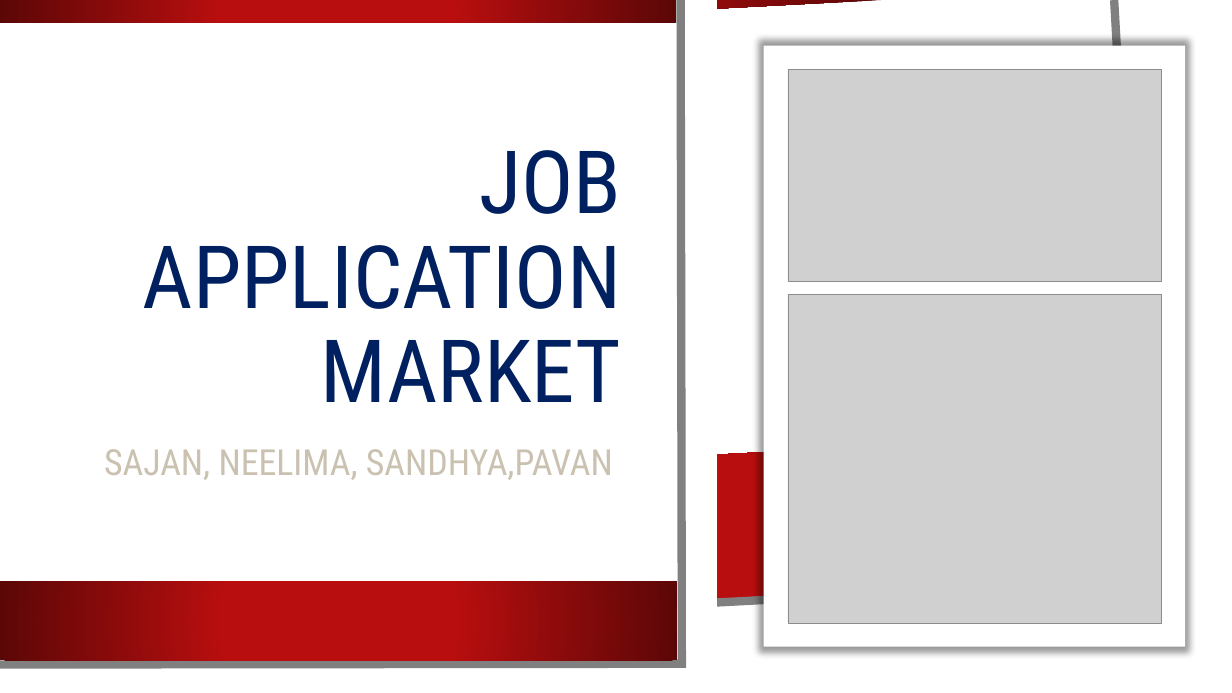
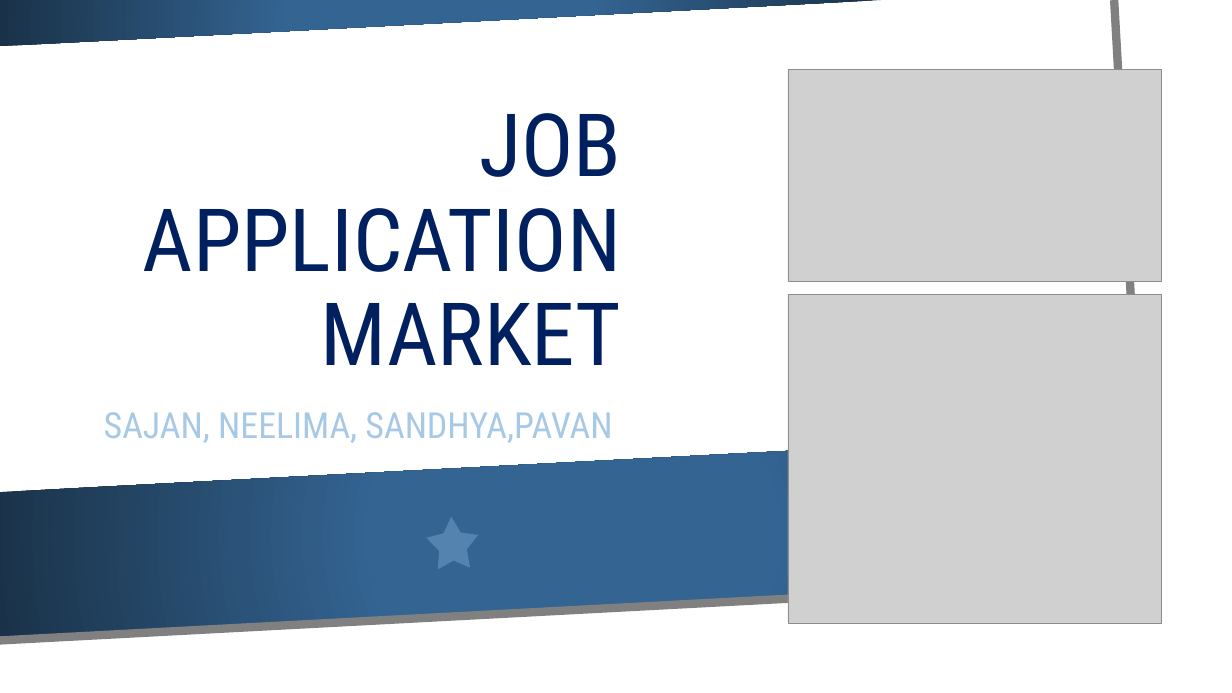
Before and after one commit to NemaPuthanveetil/DATS6101-Team-Global-Project, a slide deck: slide 1 of Presentation for Data Science 101.pptx. Drawn at 1232x693 pixels with LibreOffice and Linux fonts; fonts in the diff are those of the drawing; grey boxes stand for pictures; background and template pictures are left out. Boxes give left, top, right and bottom in pixels: in the first picture for what was removed or moved away, otherwise in the second. Text is boxed around its words. In the diff, an @@ line names an element or a change of style, - is before the commit and + after.

```diff
--- a/Presentation for Data Science 101.pptx
+++ b/Presentation for Data Science 101.pptx
@@ freeform shape at box(0, 0, 882, 46): fill gradient #B80E0F to #5C0707 to gradient #346492 to #1A3249 @@
@@ rectangle removed at box(0, 0, 717, 693) @@
@@ freeform shape removed at box(0, 0, 682, 665) @@
@@ rectangle removed at box(0, 0, 677, 23) @@
@@ rectangle removed at box(763, 45, 1185, 647) @@
@@ title "JOB APPLICATION MARKET": place and size @@
-title "JOB APPLICATION MARKET" at box(143, 150, 621, 402)
+title "JOB APPLICATION MARKET" at box(143, 113, 621, 365)
@@ subtitle "SAJAN, NEELIMA, SANDHYA,PAVAN": place and size @@
-subtitle "SAJAN, NEELIMA, SANDHYA,PAVAN" at box(104, 449, 613, 480)
+subtitle "SAJAN, NEELIMA, SANDHYA,PAVAN" at box(104, 412, 612, 443)
@@ subtitle "SAJAN, NEELIMA, SANDHYA,PAVAN" at box(104, 412, 612, 443): text colour #CAC1B1 to #A7C9E5 @@
@@ freeform shape at box(0, 433, 1145, 638): fill gradient #B80E0F to #5C0707 to gradient #346492 to #1A3249 @@
@@ star added at box(426, 515, 480, 570), fill #75A2CE at 50% opacity @@
@@ rectangle removed at box(0, 581, 678, 660) @@
```
Also in this commit, not shown: 7 other slides changed, 1 other file.
